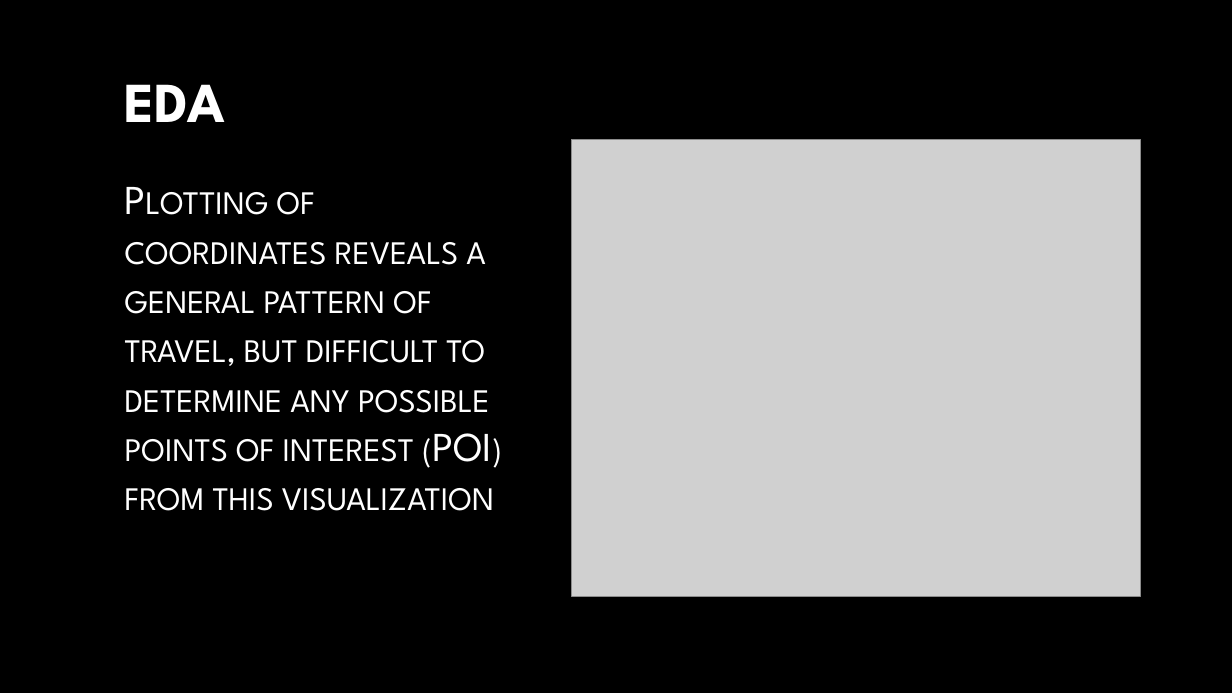
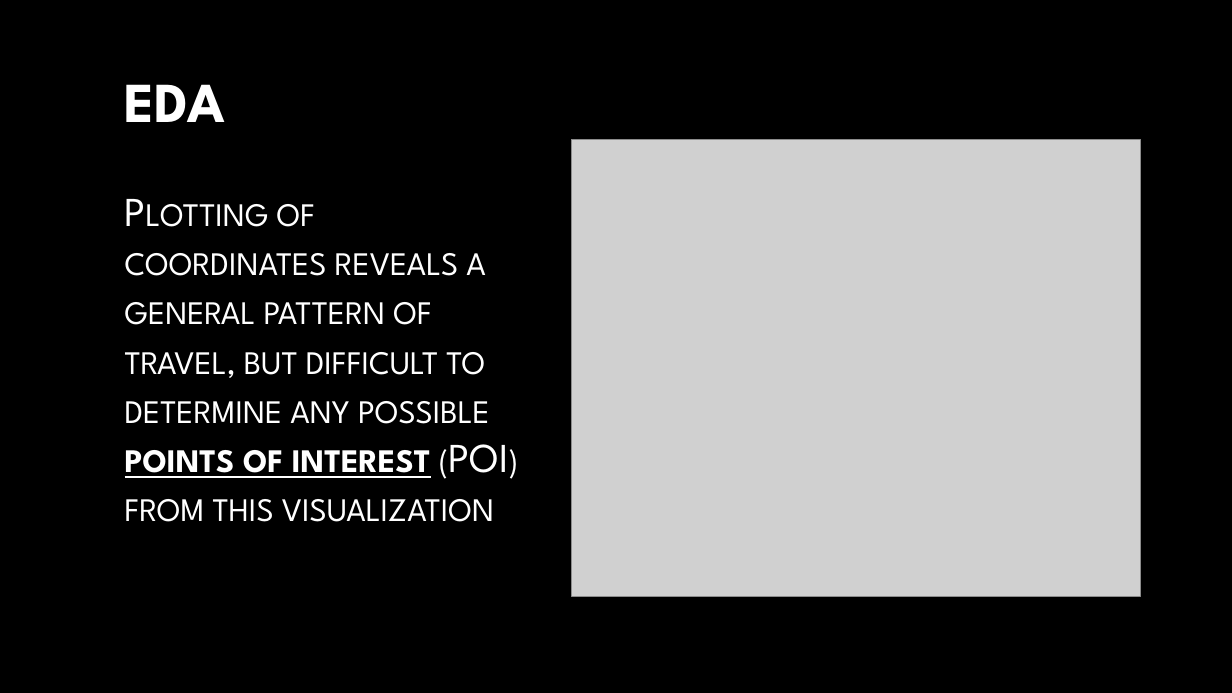
Before and after one commit to aaronk313/dsi, a slide deck: slide 8 of capstone-aaronkim.pptx. Drawn at 1232x693 pixels with LibreOffice and Linux fonts; fonts in the diff are those of the drawing; grey boxes stand for pictures; background and template pictures are left out. Boxes give left, top, right and bottom in pixels: in the first picture for what was removed or moved away, otherwise in the second. Text is boxed around its words. In the diff, an @@ line names an element or a change of style, - is before the commit and + after.

```diff
--- a/capstone-aaronkim.pptx
+++ b/capstone-aaronkim.pptx
@@ text "Plotting of coordinates reveals a ...": place and size @@
-text "Plotting of coordinates reveals a ..." at [125,192,494,511]
+text "Plotting of coordinates reveals a ..." at [125,204,509,522]
@@ text "Plotting of coordinates reveals a ..." at [125,204,509,522]: bold on, underline on in "points of interest" @@
```
Also in this commit, not shown: 6 other slides changed, 2 slides removed, 2 other files.
